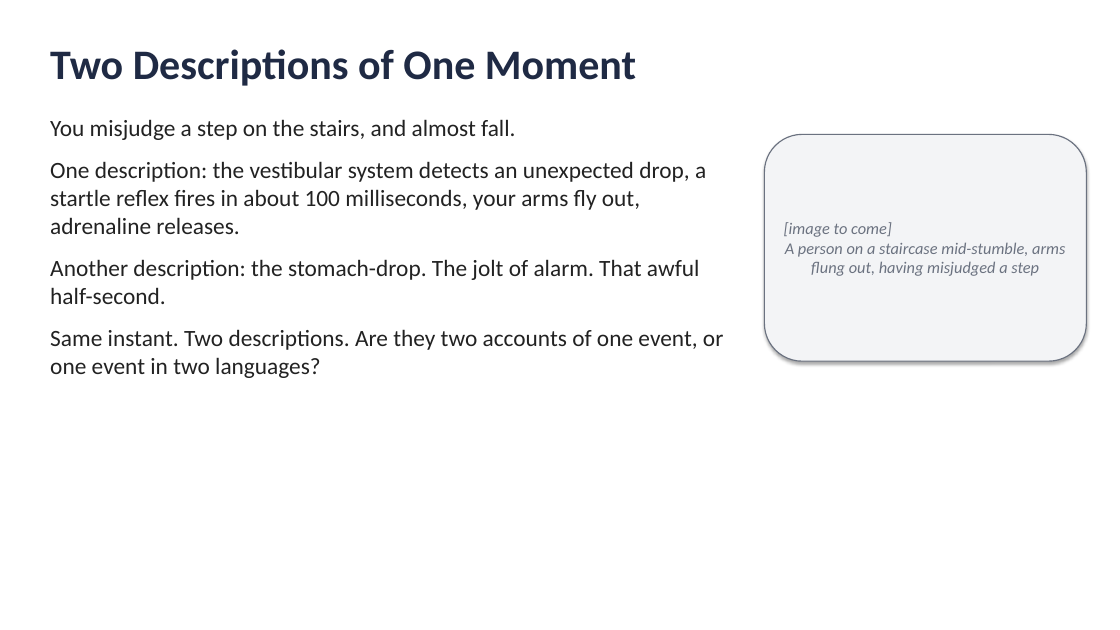
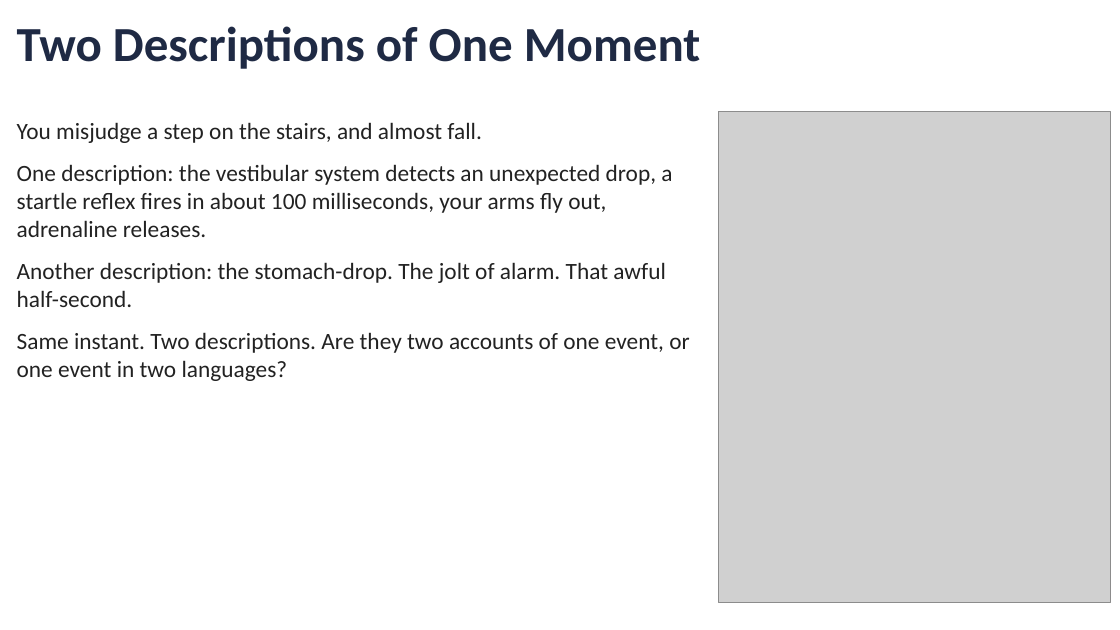
Before and after one commit to jonwillits/intro_to_bcs, a slide deck: slide 2 of mind_and_brain/mind_and_brain_lecture_1.pptx. Drawn at 1120x630 pixels with LibreOffice and Linux fonts; fonts in the diff are those of the drawing; grey boxes stand for pictures. Boxes give left, top, right and bottom in pixels: in the first picture for what was removed or moved away, otherwise in the second. Text is boxed around its words. In the diff, an @@ line names an element or a change of style, - is before the commit and + after.

```diff
--- a/mind_and_brain/mind_and_brain_lecture_1.pptx
+++ b/mind_and_brain/mind_and_brain_lecture_1.pptx
@@ text "Two Descriptions of One Moment": place and size @@
-text "Two Descriptions of One Moment" at <box>50,49,636,86</box>
+text "Two Descriptions of One Moment" at <box>17,26,700,69</box>
@@ text "Two Descriptions of One Moment" at <box>17,26,700,69</box>: size 36 to 42 pt @@
@@ text "You misjudge a step on ...": place and size @@
-text "You misjudge a step on ..." at <box>50,119,723,378</box>
+text "You misjudge a step on ..." at <box>17,122,689,381</box>
@@ picture added at <box>718,112,1111,602</box> @@
@@ rounded rectangle removed at <box>765,134,1086,361</box> @@
-[image to come]
-A person on a staircase mid-stumble, arms flung out, having misjudged a step
```
Also in this commit, not shown: 19 other slides changed, 9 slides added, 1 slide removed, 24 other files.
